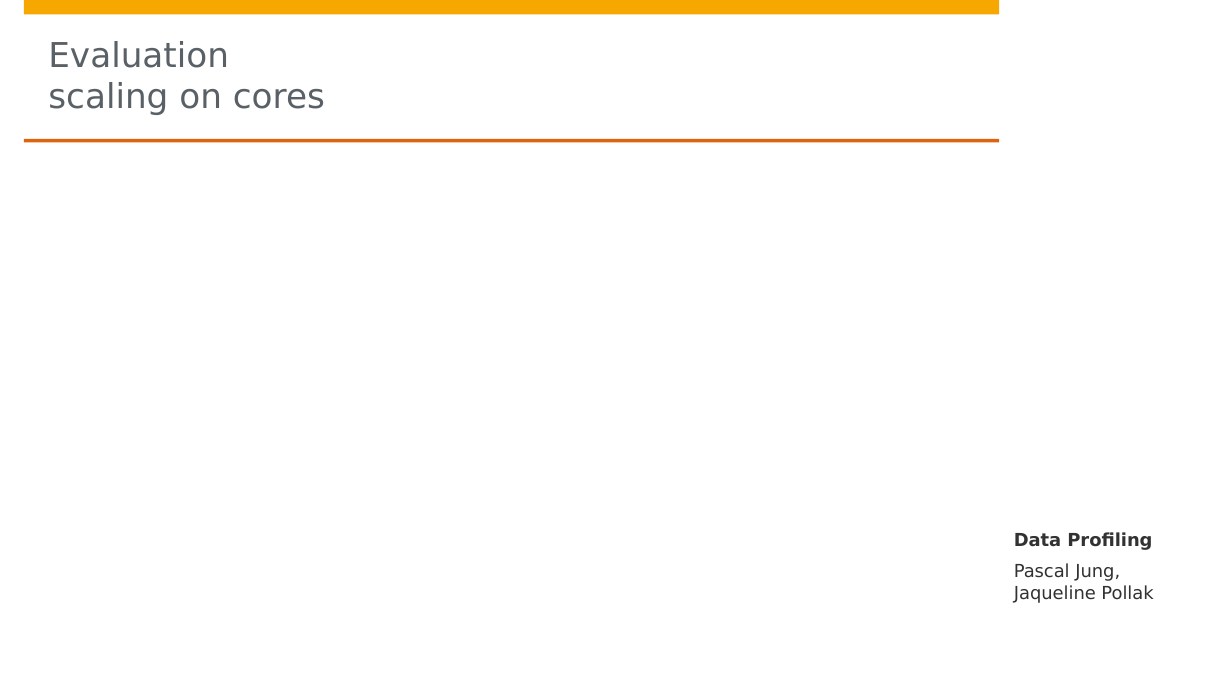
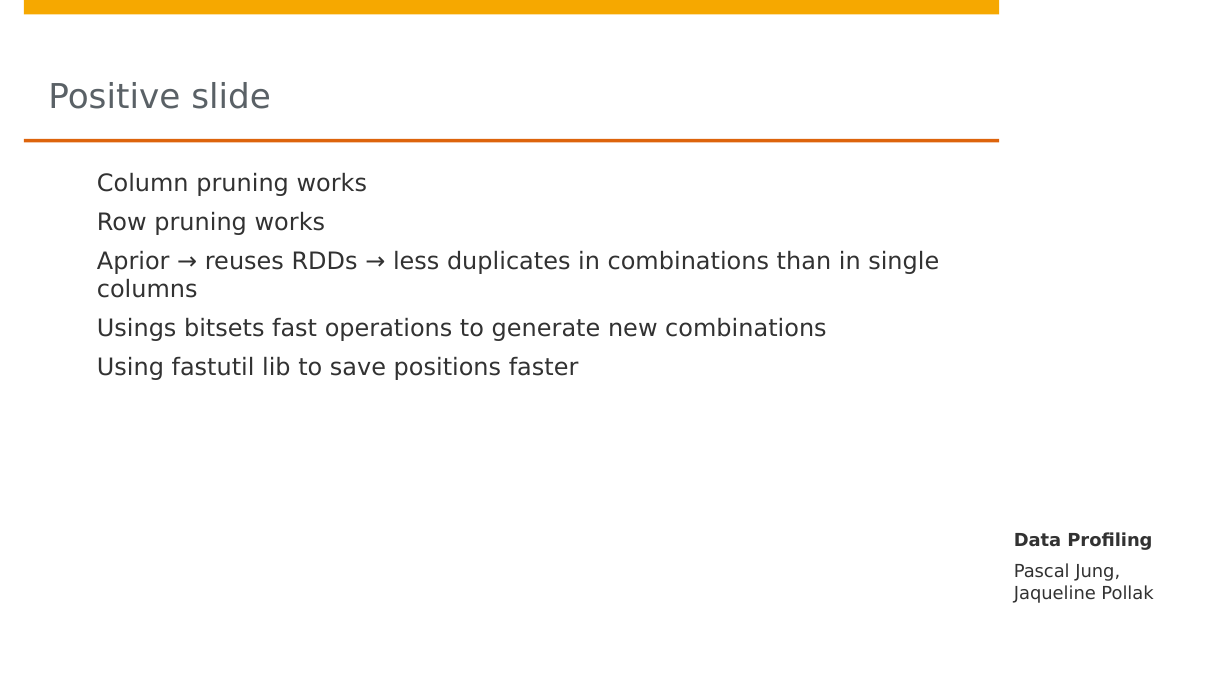
Before and after one commit to DBDA15/data-profiling, a slide deck: slide 28 of presentation.pptx (slide 31 before the commit). Drawn at 1232x693 pixels with LibreOffice and Linux fonts; fonts in the diff are those of the drawing; background and template pictures are left out. Boxes give left, top, right and bottom in pixels: in the first picture for what was removed or moved away, otherwise in the second. Text is boxed around its words. In the diff, an @@ line names an element or a change of style, - is before the commit and + after.

```diff
--- a/presentation.pptx
+++ b/presentation.pptx
@@ title at bbox=[48, 82, 271, 109]: text changed @@
-Evaluation
-scaling on cores
+Positive slide
@@ text added at bbox=[97, 172, 939, 380], 14 pt, text #323232 @@
+    Column pruning works
+    Row pruning works
+    Aprior → reuses RDDs → less duplicates in combinations than in single columns
+    Usings bitsets fast operations to generate new combinations
+    Using fastutil lib to save positions faster
```
Also in this commit, not shown: 7 other slides changed, 8 slides removed.
